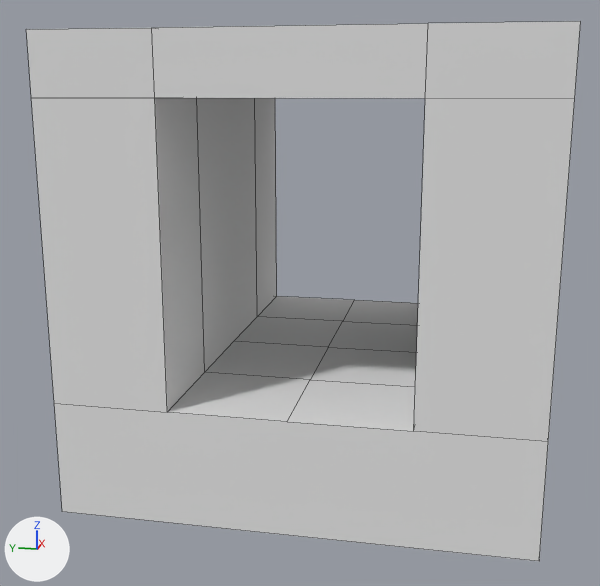
The Blender file Assets/Models/tunnel.blend, before and after one commit.
Rendered twice from a camera (50 mm lens) standing at (-16.09, -2.63, 7.13) and looking at (-0.31, 0.53, 3.19). The lights are fixed; the arrows at lower left show +X, +Y and +Z. Mesh edges are drawn as thin lines.
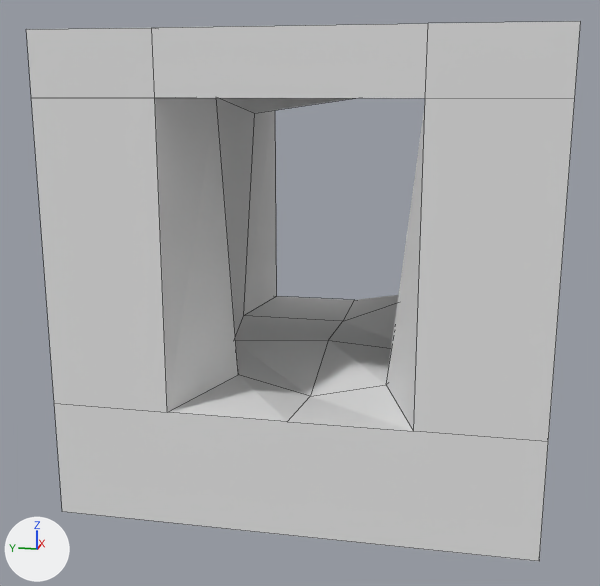
The newer file is also turned or shifted as a whole; pictures and numbers use the older file's frame.

Pixel boxes [x1, y1, x2, y2] of what changed, in the pictures (600 x 586 px; the box of a moved part takes in the faces that stretch with it):
part 1 of me_cube, moved or reshaped
    before: [155, 98, 418, 431]
    after: [155, 98, 425, 431]

The change in detail:
me_cube has 61 vertices, 53 faces and spans x -0.98..0.98, y -0.98..0.98, z -0.39..1.57.
me_cube is used by ob_cube; location (0.0, 0.0, 1.58); scale (4.08, 4.08, 4.08).
Part 1, on me_cube:
Vertex 12 of me_cube moves from (0.0, 0.0, 0.1) at pixel (328, 347) to (0.0, 0.0, 0.14) at pixel (328, 340).
Vertex 24 of me_cube moves from (-0.49, 0.0, 0.1) at pixel (310, 379) to (-0.49, 0.0, 0.02) at pixel (310, 396).
Vertex 25 of me_cube moves from (-0.49, 0.49, 0.1) at pixel (204, 372) to (-0.49, 0.33, 0.1) at pixel (238, 374).
Vertex 26 of me_cube moves from (0.49, 0.49, 0.1) at pixel (257, 316) to (0.49, 0.57, 0.1) at pixel (243, 315).
Vertex 27 of me_cube moves from (0.49, -0.49, 0.1) to (0.49, -0.49, 0.3).
Vertex 28 of me_cube moves from (-0.49, -0.49, 0.1) to (-0.49, -0.34, 0.1) at pixel (386, 384).
Vertex 41 of me_cube moves from (-0.49, 0.49, 1.33) to (-0.49, 0.4, 1.33).
Vertex 42 of me_cube moves from (0.49, 0.49, 1.33) to (0.49, 0.49, 1.23) at pixel (254, 113).
Vertex 43 of me_cube moves from (0.49, -0.49, 1.33) to (0.49, -0.55, 1.39).
